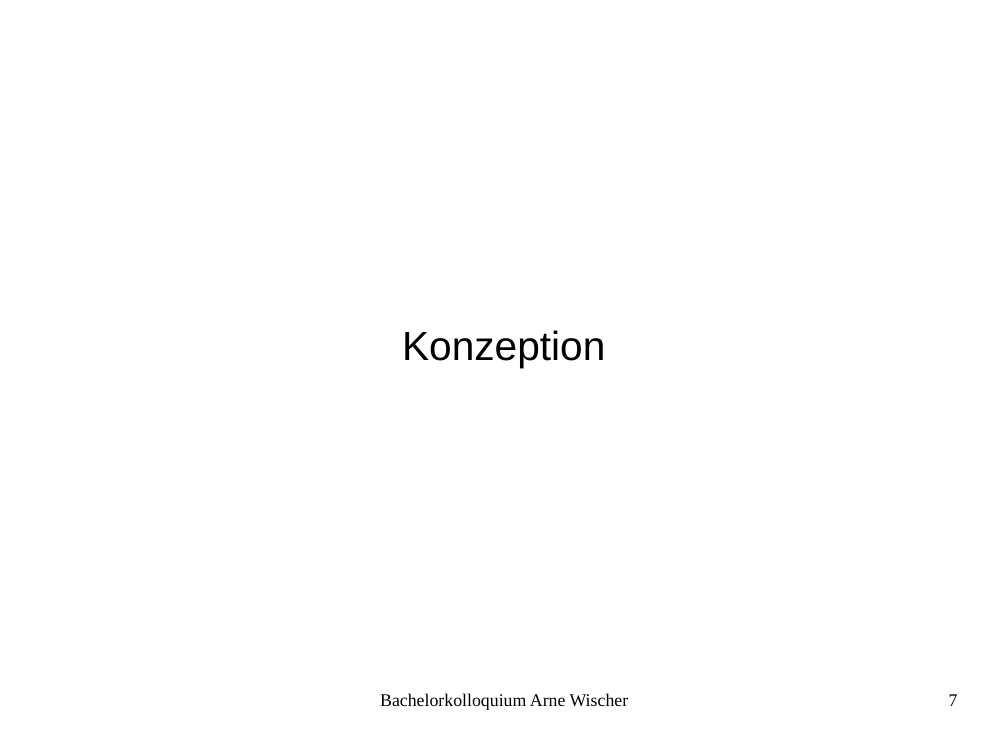
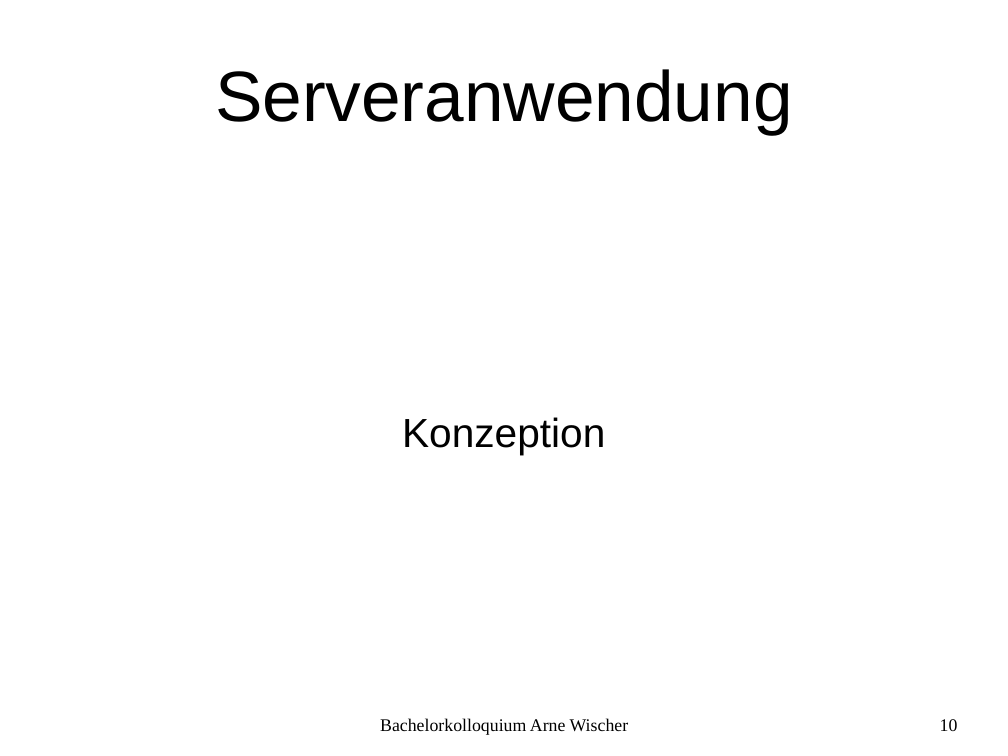
Before and after one commit to fettlaus/Kolloq, a slide deck: slide 10 of Kolloq.odp (slide 7 before the commit). Drawn at 1008x756 pixels with LibreOffice and Linux fonts; fonts in the diff are those of the drawing; background and template pictures are left out. Boxes give left, top, right and bottom in pixels: in the first picture for what was removed or moved away, otherwise in the second. Text is boxed around its words. In the diff, an @@ line names an element or a change of style, - is before the commit and + after.

```diff
--- a/Kolloq.odp
+++ b/Kolloq.odp
@@ title added at box(215, 69, 793, 135), 56.1 pt, text #000000 @@
+Serveranwendung
@@ subtitle "Konzeption": place and size @@
-subtitle "Konzeption" at box(402, 330, 605, 368)
+subtitle "Konzeption" at box(402, 417, 605, 455)
@@ text "Bachelorkolloquium Arne Wischer": place and size @@
-text "Bachelorkolloquium Arne Wischer" at box(380, 693, 629, 710)
+text "Bachelorkolloquium Arne Wischer" at box(380, 718, 629, 735)
@@ page number added at box(940, 719, 958, 731), 14 pt, text #000000 @@
+10
@@ page number removed at box(949, 694, 958, 706) @@
-7
```
Also in this commit, not shown: 11 other slides changed, 2 slides added, 2 slides removed.
